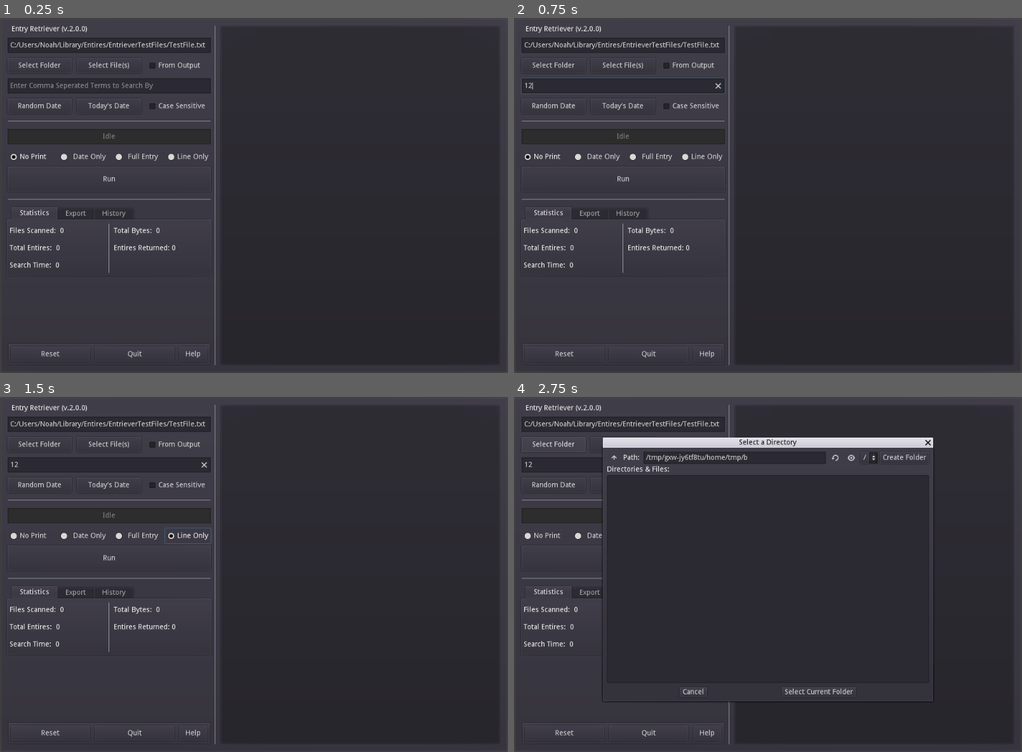
Above: before the commit, frames 1-4 (two rows, left to right).
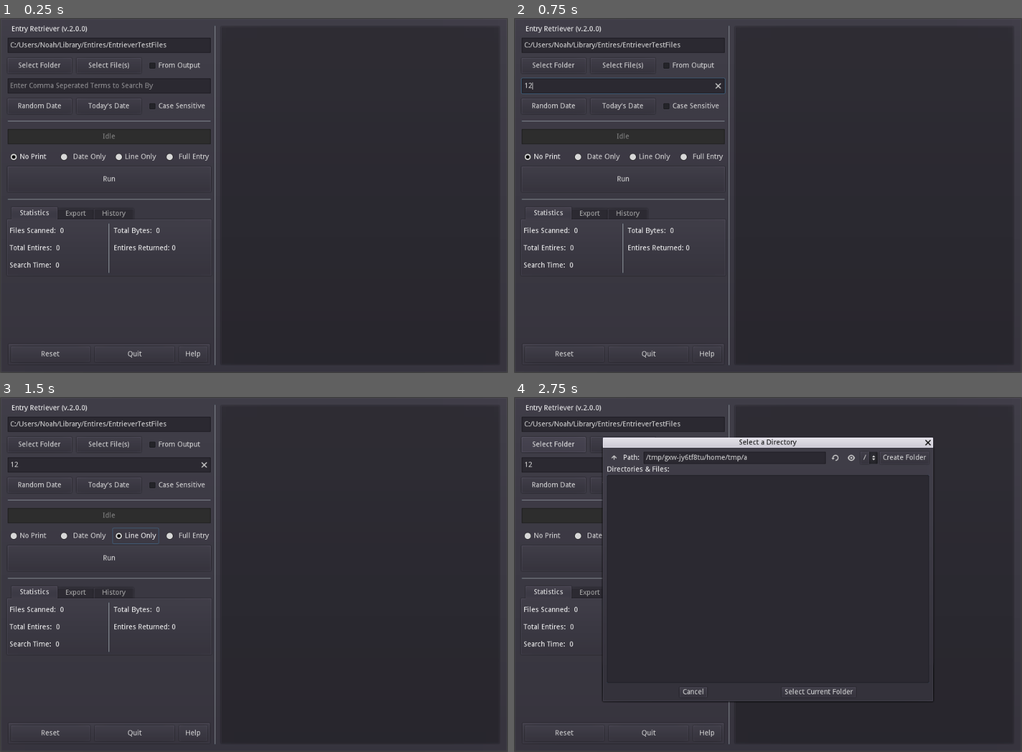
Above: after the commit, the same moments.

Repository: PlainOldNoah/file-retriever
Game: Godot game, scene res://Main.tscn
Two runs of this game, one before a commit and one after it. Both use one fixed random seed, a clock stepped at 60 frames per second and the inputs below.
Inputs (mouse positions are in pixels of both pictures, inside the frame that each line leads up to):
- Up to frame 1 (0.25 s): no input
- Up to frame 2 (0.75 s): click (625, 85) at 0.52 s; type "12" at 0.6 s
- Up to frame 3 (1.5 s): click "Line Only" at 1.25 s
- Up to frame 4 (2.75 s): click "Select Folder" at 2 s

The runs differ from the first frame. In frame 1, 0.2% of the frame differs, in the area x 24-42%, y 6-41%; in frame 2, 0.2%; in frame 3, 0.3%, in the area x 22-42%, y 6-42%; in frame 4, less than 0.1%.

Commit message:
Bug fix for adding line between new files, starting work on new operators

Diff:
--- a/EntryRetriever/Main.gd
+++ b/EntryRetriever/Main.gd
@@ -1,11 +1,11 @@
 extends PanelContainer
 
 #String formatting for consistancy
-var inputFolderFormat = "Logs - *"
-var inputFileFormat = "(??) * - *"
-var entryHeaderFormat = "*/*/*, *day"
-var startingDate = {"year":2017, "month":1, "day":1,}
-var defaultFilePath = "/Users/Noah/Library/Entires/"
+const inputFolderFormat = "Logs - *"
+const inputFileFormat = "(??) * - *"
+const entryHeaderFormat = "*/*/*, *day"
+const startingDate = {"year":2017, "month":1, "day":1,}
+const defaultFilePath = "/Users/Noah/Library/Entires/"
 
 #Variables for file/entry searching and printing
 var currentHeaderText:String = ""
@@ -315,21 +315,25 @@
 func print_to_output(f:File):
 	MatchCountOutput.text = str(int(MatchCountOutput.text) + 1)
 
-#	TODO: Use this to get the end of a file to add a new line
-#	f.seek_end(0)
-#	print("END: ", f.get_position())
-
 	f.seek(currentHeaderPos)
 
 	while f.get_position() < nextHeaderPos:
+
+
 		set_line(f.get_line())
 
 		match get_print_option():
 			0: #Full
 				for i in allTermsArray.size():
 					if find_match(line, allTermsArray[i]):
+						#TODO: Depending on operator change color
 						line = "[color=lime]" + line + "[/color]"
 				OutputTextBox.bbcode_text += line + "\n"
+
+				#This adds a blank line between files if there wasn't one
+				if f.get_position() >= endOfFilePos and line != "":
+					print(line)
+					OutputTextBox.bbcode_text += "\n"
 
 			1: #Date
 				if line.matchn(entryHeaderFormat):
@@ -346,6 +350,9 @@
 					elif find_match(line, allTermsArray[i]):
 						OutputTextBox.bbcode_text += line + "\n"
 						break
+#					elif line == "":
+#						OutputTextBox.bbcode_text += "LINE RETURN"
+#						break
 
 			3: #None
 				return
--- a/EntryRetriever/Main.tscn
+++ b/EntryRetriever/Main.tscn
@@ -71,7 +71,7 @@
 margin_right = 400.0
 margin_bottom = 30.0
 rect_min_size = Vector2( 400, 30 )
-text = "C:/Users/Noah/Library/Entires/EntrieverTestFiles/TestFile.txt"
+text = "C:/Users/Noah/Library/Entires/EntrieverTestFiles"
 placeholder_text = "Select a File or Directory to Scan Though"
 caret_blink = true
 caret_blink_speed = 0.5
@@ -210,24 +210,24 @@
 "_edit_use_anchors_": false
 }
 
+[node name="PrintLine" type="CheckBox" parent="MarginContainer/HBoxContainer/GUI/RunButtons/OutputButtons"]
+margin_left = 207.0
+margin_right = 296.0
+margin_bottom = 30.0
+rect_min_size = Vector2( 0, 30 )
+size_flags_horizontal = 3
+group = SubResource( 1 )
+text = "Line Only"
+
 [node name="PrintEntry" type="CheckBox" parent="MarginContainer/HBoxContainer/GUI/RunButtons/OutputButtons"]
-margin_left = 207.0
-margin_right = 300.0
+margin_left = 306.0
+margin_right = 399.0
 margin_bottom = 30.0
 rect_min_size = Vector2( 0, 30 )
 size_flags_horizontal = 3
 custom_constants/hseparation = 10
 group = SubResource( 1 )
 text = "Full Entry"
-
-[node name="PrintLine" type="CheckBox" parent="MarginContainer/HBoxContainer/GUI/RunButtons/OutputButtons"]
-margin_left = 310.0
-margin_right = 400.0
-margin_bottom = 30.0
-rect_min_size = Vector2( 0, 30 )
-size_flags_horizontal = 3
-group = SubResource( 1 )
-text = "Line Only"
 
 [node name="Run" type="Button" parent="MarginContainer/HBoxContainer/GUI/RunButtons"]
 margin_top = 34.0
@@ -536,6 +536,7 @@
 selection_enabled = true
 
 [node name="CenterContainer" type="CenterContainer" parent="."]
+visible = false
 margin_left = 7.0
 margin_top = 7.0
 margin_right = 993.0
Not shown: 1 places in EntryRetriever/Main.tscn that only renumber resources
